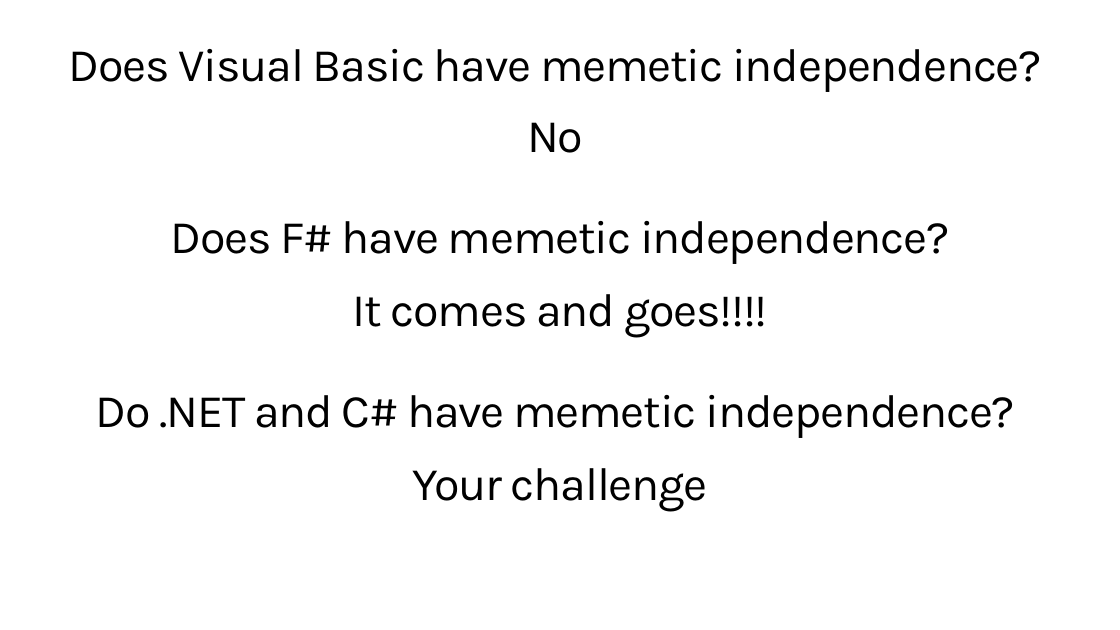
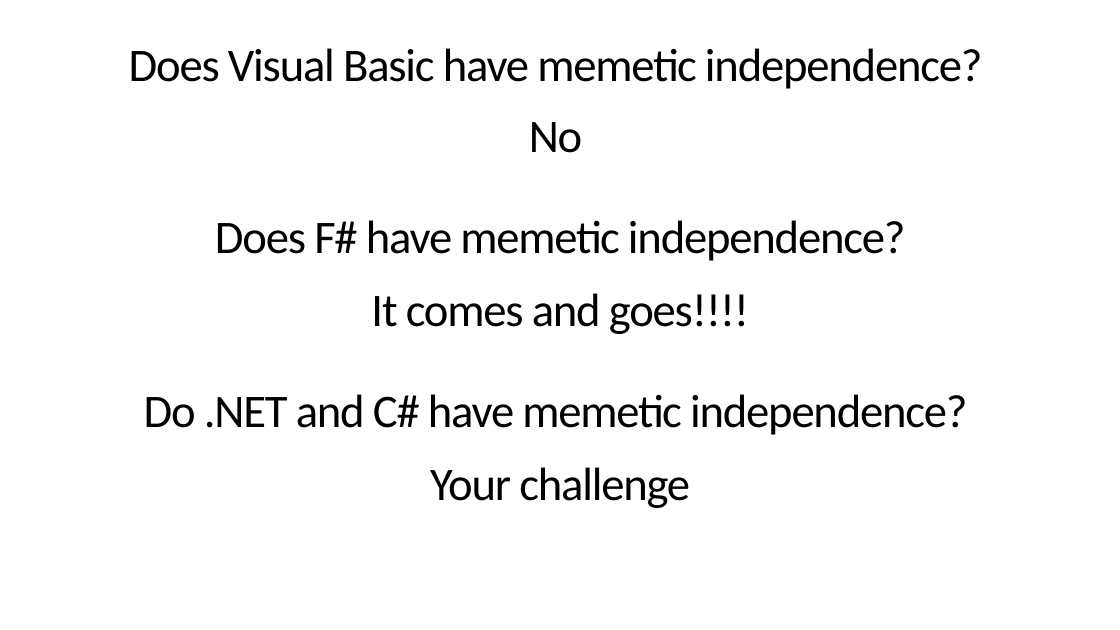
Before and after one commit to dsyme/dsyme-presentations, a slide deck: slide 33 of 2020-06-04-fsharpconf/on-independence.pptx. Drawn at 1120x630 pixels with LibreOffice and Linux fonts; fonts in the diff are those of the drawing. Boxes give left, top, right and bottom in pixels: in the first picture for what was removed or moved away, otherwise in the second. Text is boxed around its words. In the diff, an @@ line names an element or a change of style, - is before the commit and + after.

```diff
--- a/2020-06-04-fsharpconf/on-independence.pptx
+++ b/2020-06-04-fsharpconf/on-independence.pptx
@@ title "Does Visual Basic have memetic ..." at [129,48,983,508]: font Karla to Calibri @@
```
Also in this commit, not shown: 12 other slides changed, 4 slides added, 3 slides removed, 2 other files.
